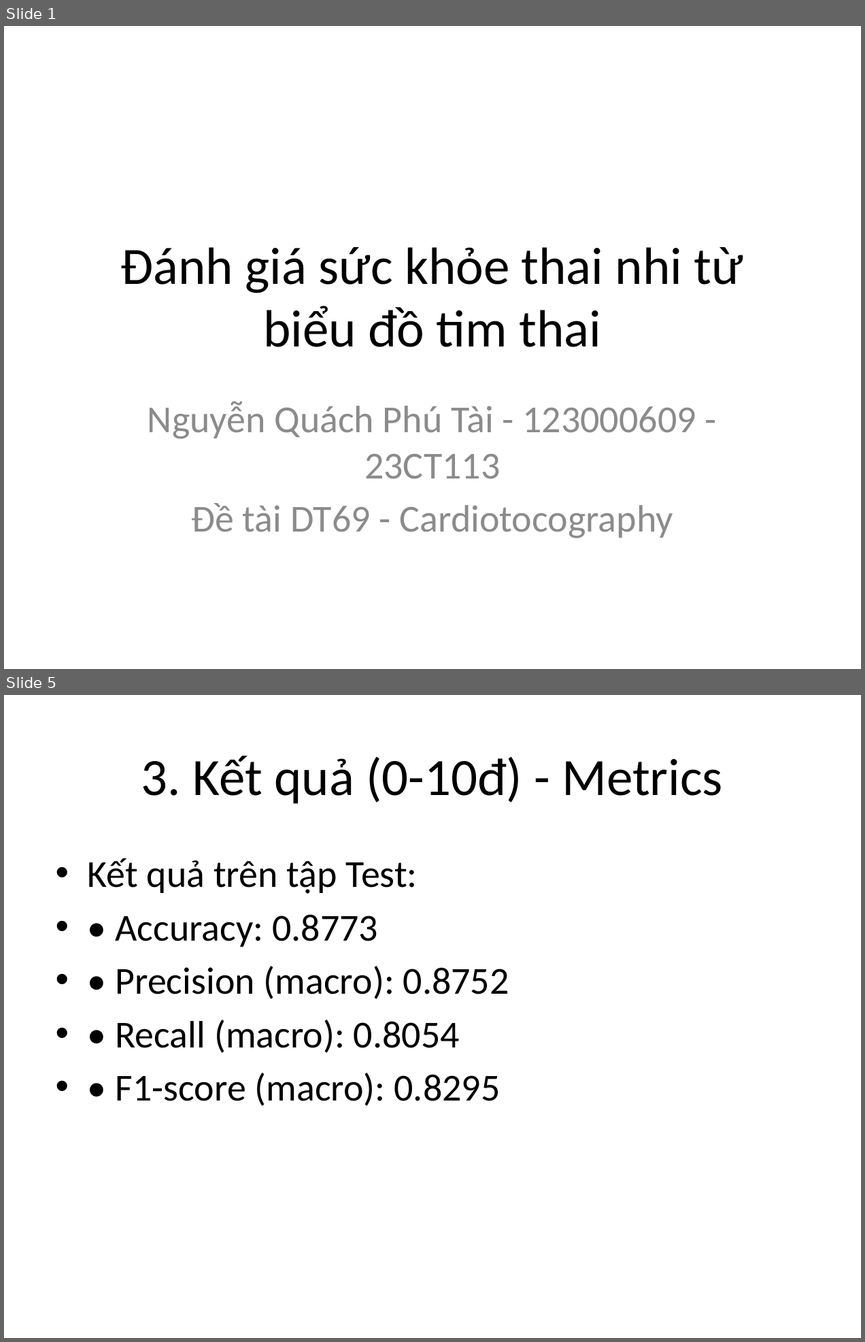
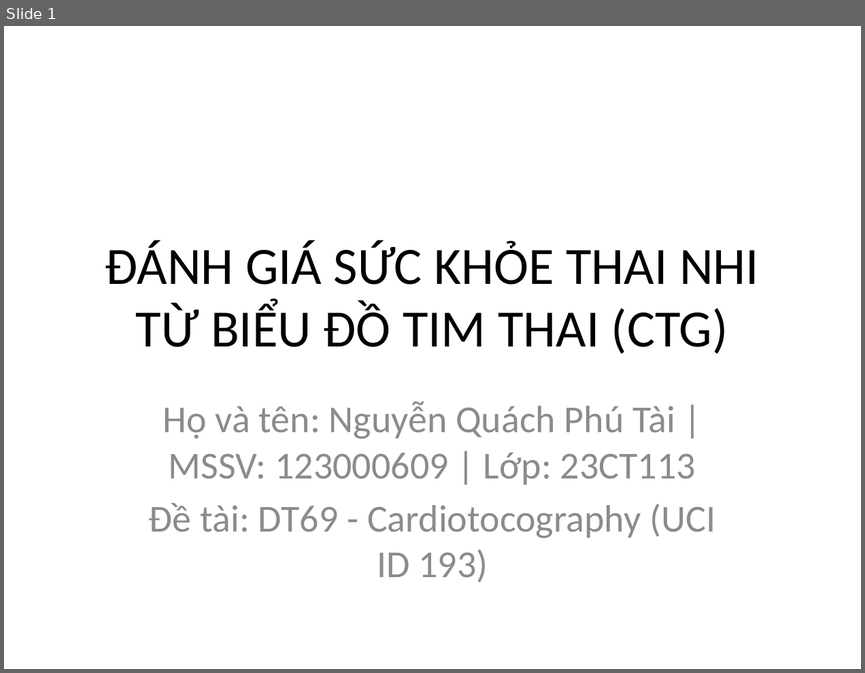
Before and after one commit to Escanor292/caimo, a slide deck: DT69_123000609_SlideThuyetTrinh.pptx. Shown one above the other, each under a label of ours: slides 1 and 5 before the commit, slide 1 after it; the slides between them are not shown. The pictures are 865x1342 and 865x673 pixels, drawn with LibreOffice and Linux fonts; fonts in the diff are those of the drawing. Boxes give left, top, right and bottom in pixels: in the first picture for what was removed or moved away, otherwise in the second. Text is boxed around its words. In the diff, an @@ line names an element or a change of style, - is before the commit and + after.

```diff
--- a/DT69_123000609_SlideThuyetTrinh.pptx
+++ b/DT69_123000609_SlideThuyetTrinh.pptx
@@ slide 5 removed at [4, 695, 861, 1338], background #FFFFFF @@
@@ title removed at [141, 756, 723, 804] @@
-3. Kết quả (0-10đ) - Metrics
@@ text removed at [88, 858, 509, 1106] @@
-• Kết quả trên tập Test:
-• • Accuracy: 0.8773
-• • Precision (macro): 0.8752
-• • Recall (macro): 0.8054
-• • F1-score (macro): 0.8295
@@ slide 1 changed as well @@
@@ title at [105, 240, 759, 354]: text changed @@
-Đánh giá sức khỏe thai nhi từ biểu đồ tim thai
+ĐÁNH GIÁ SỨC KHỎE THAI NHI TỪ BIỂU ĐỒ TIM THAI (CTG)
@@ subtitle at [149, 401, 715, 582]: text changed @@
-Nguyễn Quách Phú Tài - 123000609 - 23CT113
-Đề tài DT69 - Cardiotocography
+Họ và tên: Nguyễn Quách Phú Tài | MSSV: 123000609 | Lớp: 23CT113
+Đề tài: DT69 - Cardiotocography (UCI ID 193)
```
Also in this commit, not shown: 5 other slides changed, 4 slides added, 5 other slides removed, 8 other files.
